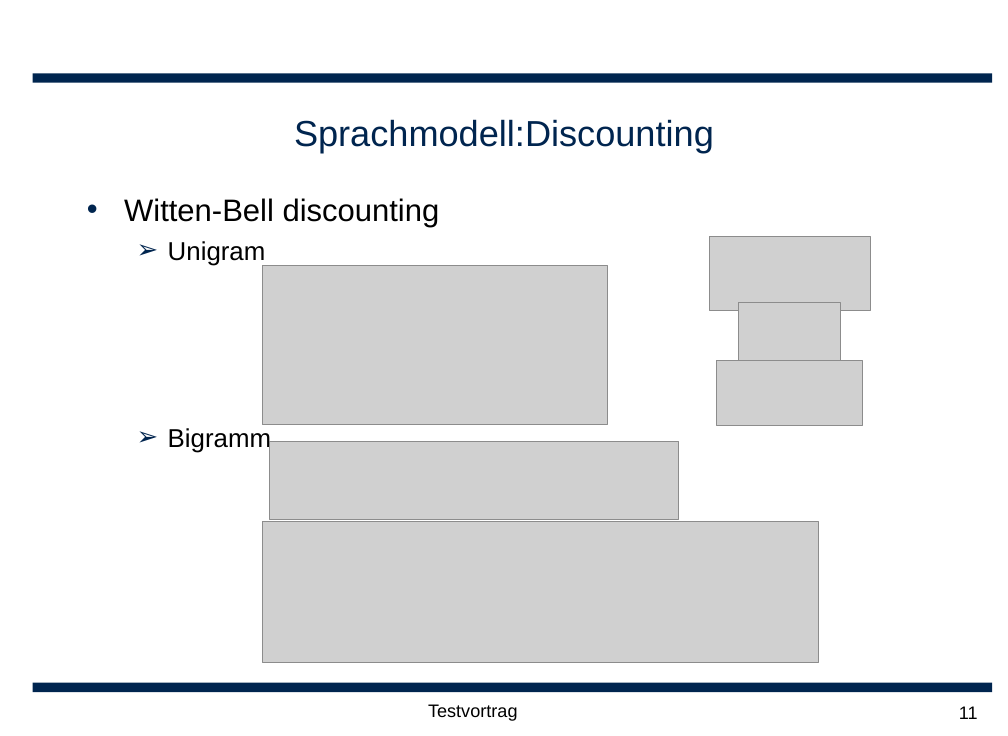
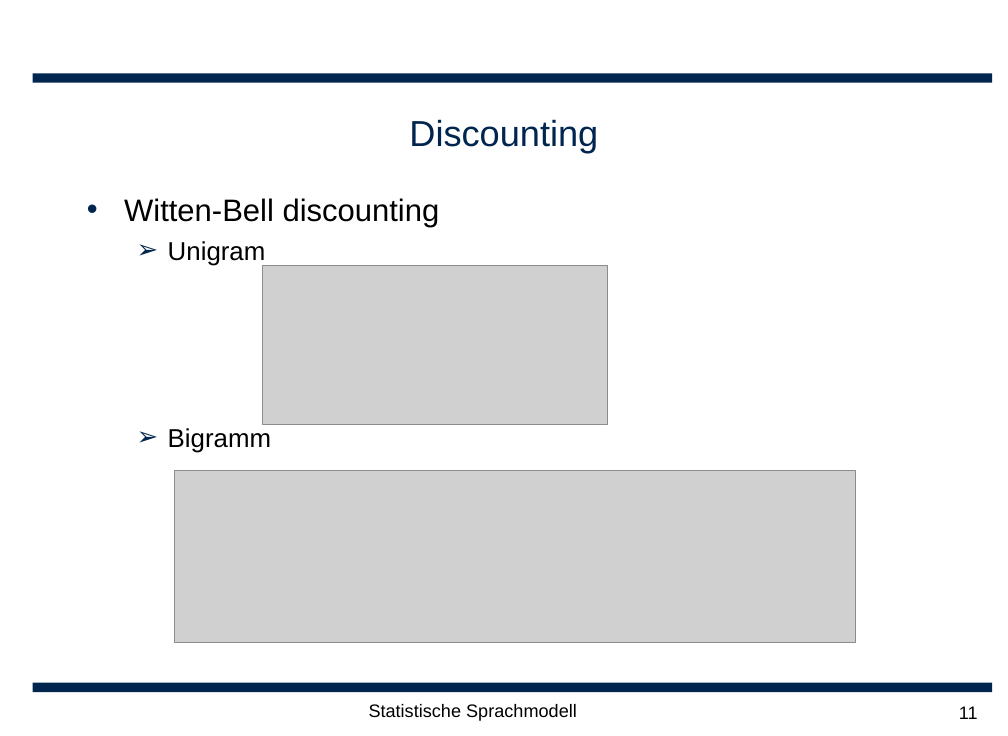
Before and after one commit to leonard117/arbeittet, a slide deck: slide 11 of ARS/doc/Statische Sprachmodellierung.ppt. Drawn at 1008x736 pixels with LibreOffice and Linux fonts; fonts in the diff are those of the drawing; grey boxes stand for pictures; background and template pictures are left out. Boxes give left, top, right and bottom in pixels: in the first picture for what was removed or moved away, otherwise in the second. Text is boxed around its words. In the diff, an @@ line names an element or a change of style, - is before the commit and + after.

```diff
--- a/ARS/doc/Statische Sprachmodellierung.ppt
+++ b/ARS/doc/Statische Sprachmodellierung.ppt
@@ title at box(409, 119, 598, 152): text changed @@
-Sprachmodell:Discounting
+Discounting
@@ picture removed at box(709, 236, 869, 311) @@
@@ picture removed at box(738, 302, 841, 366) @@
@@ picture removed at box(716, 361, 863, 425) @@
@@ picture removed at box(270, 442, 679, 520) @@
@@ picture: place and size @@
-picture at box(262, 522, 818, 662)
+picture at box(174, 471, 855, 643)
@@ text at box(369, 704, 577, 721): text changed @@
-Testvortrag
+Statistische Sprachmodell
```
Also in this commit, not shown: 15 other slides changed, 5 slides added, 4 slides removed.
